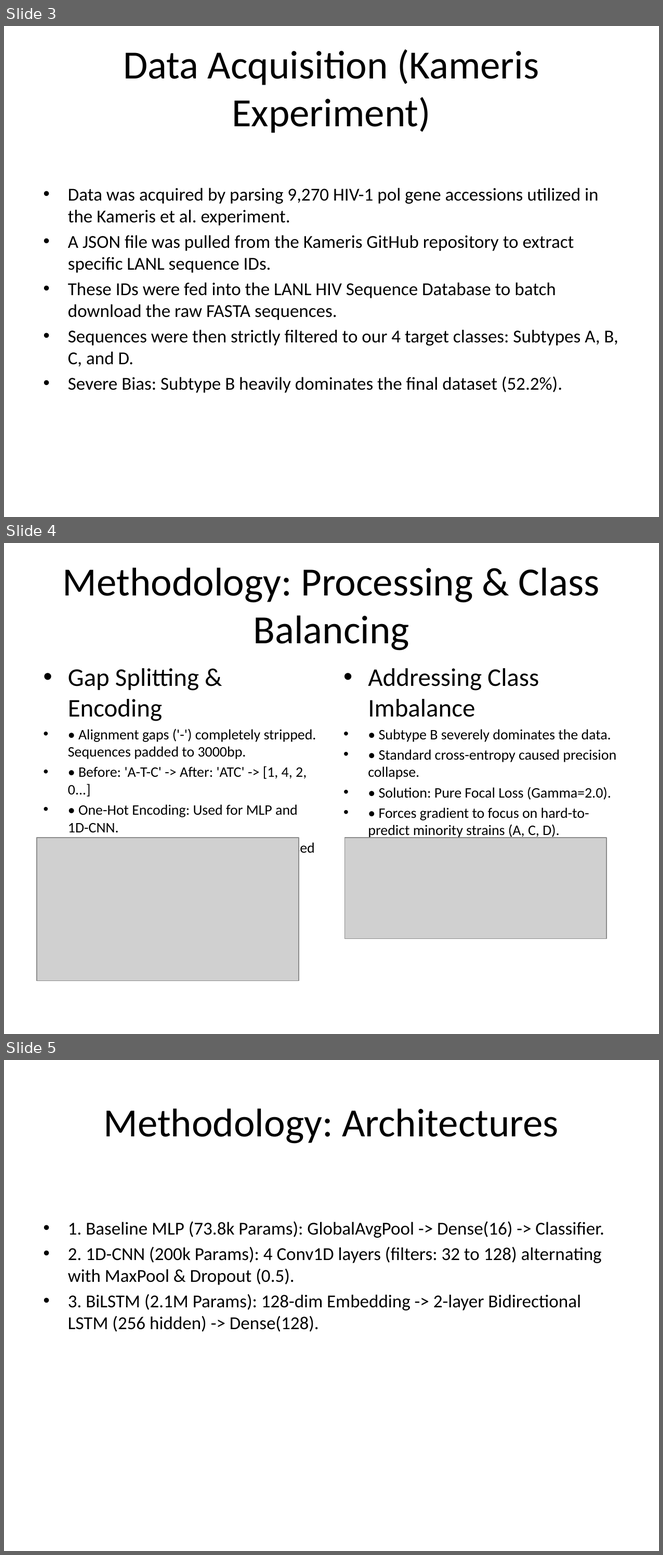
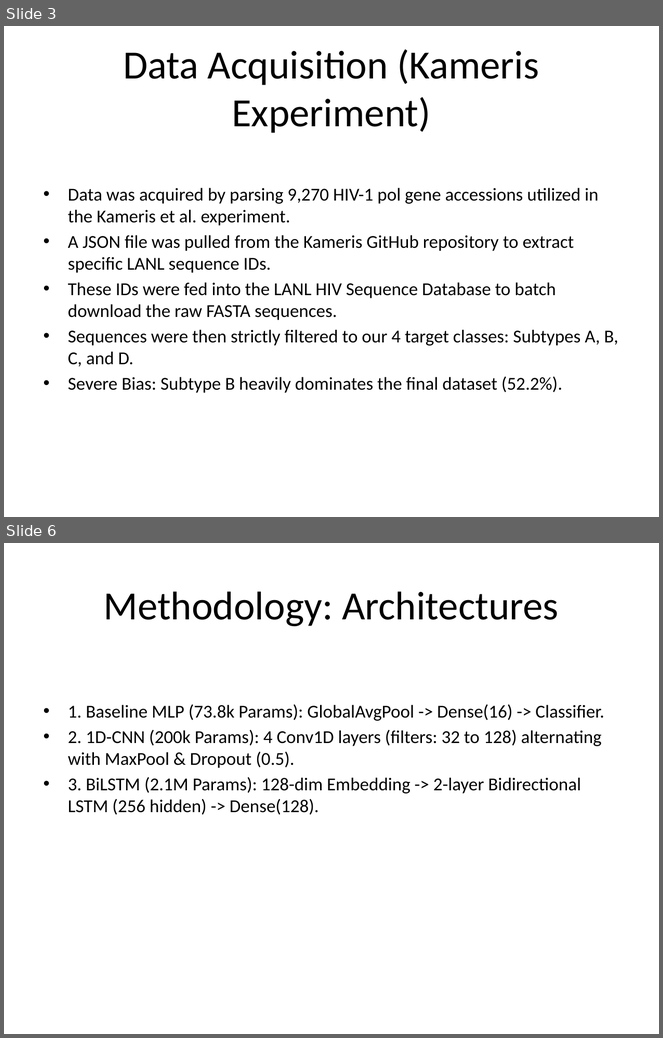
Before and after one commit to JNagawa/HIV_subtype_classifier_DeepLearning, a slide deck: reports/presentation.pptx. Shown one above the other, each under a label of ours: slides 3, 4 and 5 before the commit, slides 3 and 6 after it; the slides between them are not shown. The pictures are 663x1555 and 663x1038 pixels, drawn with LibreOffice and Linux fonts; fonts in the diff are those of the drawing; grey boxes stand for pictures. Boxes give left, top, right and bottom in pixels: in the first picture for what was removed or moved away, otherwise in the second. Text is boxed around its words. In the diff, an @@ line names an element or a change of style, - is before the commit and + after.

Commit message:
Split processing and class balancing into distinct slides and update docx splits

```diff
--- a/reports/presentation.pptx
+++ b/reports/presentation.pptx
@@ slide 4 removed at (4, 543, 659, 1034), background #FFFFFF @@
@@ title removed at (63, 567, 600, 651) @@
-Methodology: Processing & Class Balancing
@@ text removed at (68, 668, 317, 857) @@
-• Gap Splitting & Encoding
-• • Alignment gaps ('-') completely stripped. Sequences padded to 3000bp.
-• • Before: 'A-T-C' -> After: 'ATC' -> [1, 4, 2, 0...]
-• • One-Hot Encoding: Used for MLP and 1D-CNN.
-• • Label Embedding: Integer mapping used for BiLSTM.
@@ text removed at (368, 668, 617, 839) @@
-• Addressing Class Imbalance
-• • Subtype B severely dominates the data.
-• • Standard cross-entropy caused precision collapse.
-• • Solution: Pure Focal Loss (Gamma=2.0).
-• • Forces gradient to focus on hard-to-predict minority strains (A, C, D).
@@ picture removed at (37, 838, 299, 981) @@
@@ picture removed at (345, 838, 607, 939) @@
@@ what was slide 5 is now slide 6 @@
```
Also in this commit, not shown: 2 slides added, 3 other files.
